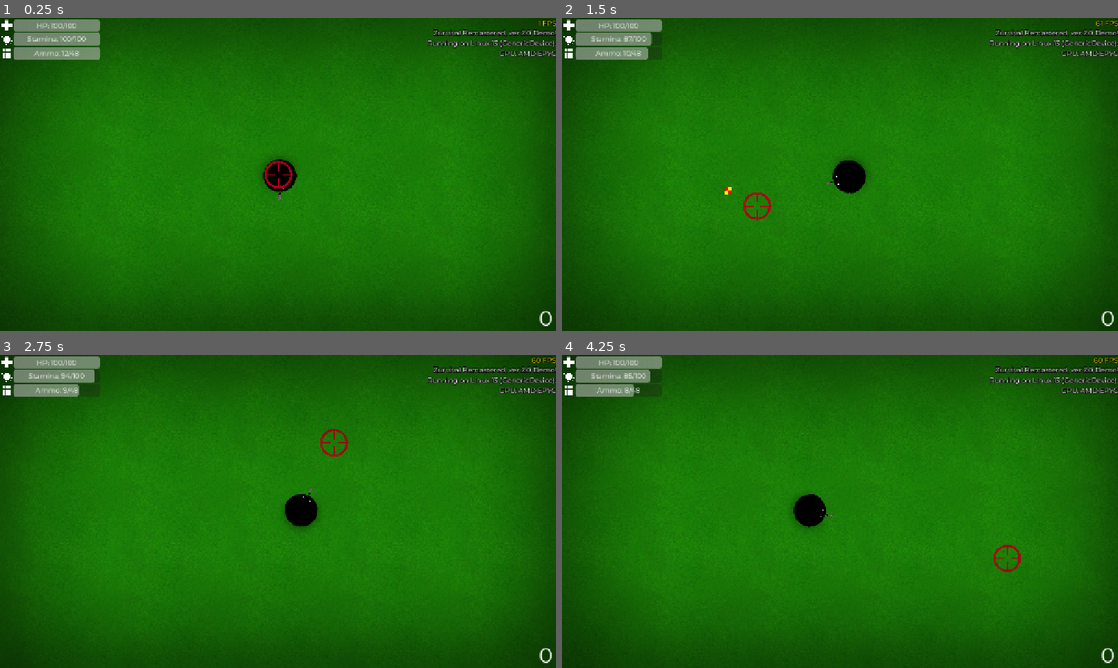
Above: before the commit, frames 1-4 (two rows, left to right).
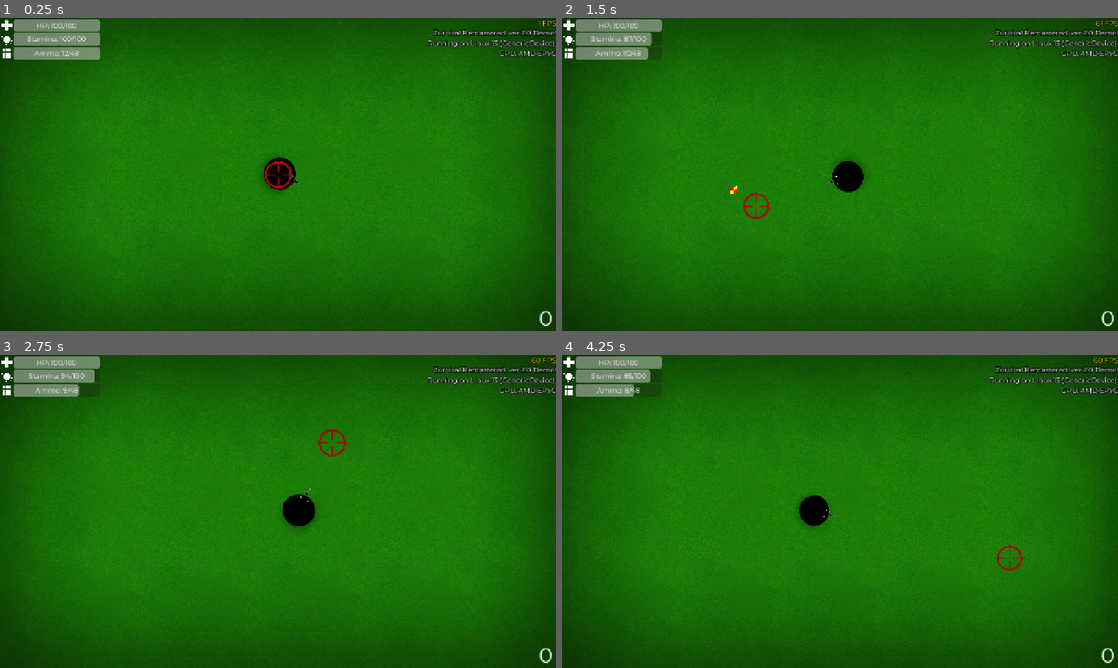
Above: after the commit, the same moments.

Repository: klodskateam/zurvival-remastered
Game: Godot game, scene res://game.tscn
Same seed, same stepped clock (60 frames per second), same inputs: the game is played once before the commit and once after it. This scene is started directly instead of the project's main scene.
Inputs (mouse positions are in pixels of both pictures, inside the frame that each line leads up to):
- Up to frame 1 (0.25 s): no input
- Up to frame 2 (1.5 s): move the mouse to (962, 158) at 0.52 s; hold D (right) 0.53-1.25 s; hold Shift (run) 0.53-1.25 s; click (962, 158) at 0.67 s; drag from (728, 190) to (812, 237) at 1.27 s
- Up to frame 3 (2.75 s): move the mouse to (333, 442) at 2.02 s; press the mouse at (333, 442) at 2.03 s; hold D (right) from 2.03 s (still down); tap Shift (run) at 2.3 s
- Up to frame 4 (4.25 s): release D (right) at 2.75 s; release the mouse at (895, 442) at 2.75 s; drag from (812, 574) to (673, 464) at 2.77 s; move the mouse to (1006, 558) at 3.52 s; hold A (left) from 3.53 s (still down); hold Shift (run) from 3.53 s (still down)

The runs differ from the first frame. In frame 1, 0.1% of the frame differs, in the area x 21-69%, y 24-68%; in frame 2, 0.2%; in frame 3, 0.3%; in frame 4, 0.4%, in the area x 17-83%, y 23-70%.
Error in both runs: Invalid type in function 'set_locale' in base 'TranslationServer'. Cannot convert argument 1 from Nil to String. (res://global.gd:43)

Commit message:
Анимки камеры

Diff:
--- a/player.gd
+++ b/player.gd
@@ -61,28 +61,30 @@
 		print(VINOSLIVOST)
 		if (VINOSLIVOST >= 40):
 			RUN_SPEED = 410
-			$Camera2D.zoom = Vector2(0.98, 0.98)
+			fov_up()
+		#	$Camera2D.zoom = Vector2(0.98, 0.98)
 		else:
 			RUN_SPEED = 345
-			$Camera2D.zoom = Vector2(0.987, 0.987)
+			fov_half_up()
+		#	$Camera2D.zoom = Vector2(0.987, 0.987)
 		if (VINOSLIVOST >= 0):
 			SPEED = RUN_SPEED
 			VINOSLIVOST -= 19.5 * delta
 		else:
 			SPEED = REGULAR_SPEED
-			$Camera2D.zoom = Vector2(1, 1)
+			fov_down()
+#			$Camera2D.zoom = Vector2(1, 1)
 			RUNLOCK = 1
 	else:
 		SPEED = REGULAR_SPEED
 		if (VINOSLIVOST <= MAX_VINOSLIVOST) and (SPEED != RUN_SPEED):
 			VINOSLIVOST += 6.5 * delta
-			$Camera2D.zoom = Vector2(1, 1)
+			fov_down()
+#			$Camera2D.zoom = Vector2(1, 1)
 	if (VINOSLIVOST <= 35) and !Input.is_action_pressed("run"):
 		RUNLOCK = 1
 	if (VINOSLIVOST >= 35):
 		RUNLOCK = 0
-
-
 
 	if (OS.get_name() != "Android"):
 		look_at(get_global_mouse_position())
@@ -90,6 +92,16 @@
 	if DELAY <= 1:
 		DELAY += 5.3 * delta
 		print(DELAY)
+
+func fov_up():
+	var tween = $Camera2D.create_tween()
+	tween.tween_property($Camera2D, "zoom", Vector2(0.907, 0.907), 0.8)
+func fov_half_up():
+	var tween = $Camera2D.create_tween()
+	tween.tween_property($Camera2D, "zoom", Vector2(0.954, 0.954), 1.3)
+func fov_down():
+	var tween = $Camera2D.create_tween()
+	tween.tween_property($Camera2D, "zoom", Vector2(1, 1), 1.4)
 
 
 func _process(delta: float):
--- a/player.tscn
+++ b/player.tscn
@@ -33,6 +33,8 @@
 stream = ExtResource("5_by3vp")
 
 [node name="Camera2D" type="Camera2D" parent="."]
+scale = Vector2(1, 1.6)
+zoom = Vector2(0.98, 0.98)
 limit_left = 0
 limit_top = 0
 limit_right = 5000
--- a/project.godot
+++ b/project.godot
@@ -14,10 +14,10 @@
 config/version="2.0 Demo!"
 run/main_scene="res://menu.tscn"
 config/features=PackedStringArray("4.4", "Forward Plus")
-config/icon="res://Resources/bullets.png"
 boot_splash/fullsize=false
 boot_splash/use_filter=false
 boot_splash/image="res://Resources/_placeholder.png"
+config/icon="res://Resources/bullets.png"
 
 [autoload]
 
--- a/ui.tscn
+++ b/ui.tscn
@@ -28,16 +28,17 @@
 length = 3.5
 loop_mode = 1
 step = 0.1
+capture_included = true
 tracks/0/type = "value"
 tracks/0/imported = false
 tracks/0/enabled = true
 tracks/0/path = NodePath(".:scale")
-tracks/0/interp = 1
-tracks/0/loop_wrap = true
+tracks/0/interp = 2
+tracks/0/loop_wrap = false
 tracks/0/keys = {
-"times": PackedFloat32Array(0, 1, 3.4),
+"times": PackedFloat32Array(0, 1, 3.5),
 "transitions": PackedFloat32Array(0.517632, 2.14354, 1),
-"update": 0,
+"update": 2,
 "values": [Vector2(1, 1), Vector2(1.10312, 1.16111), Vector2(1.00078, 1)]
 }
 
